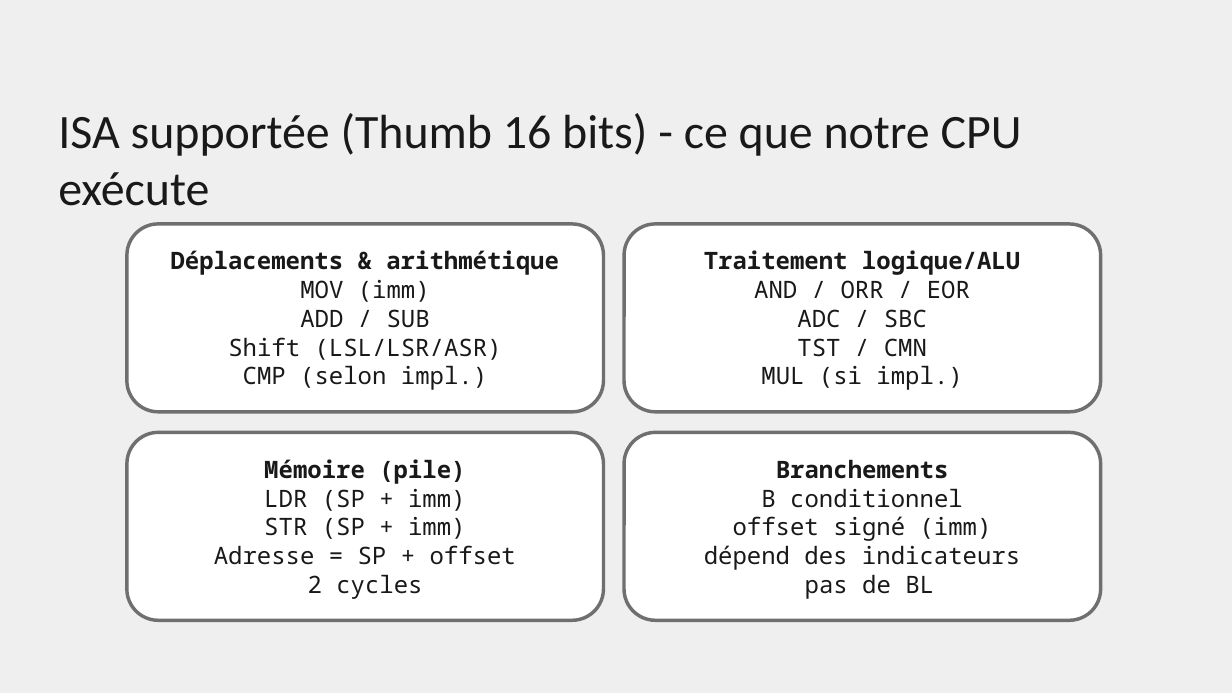
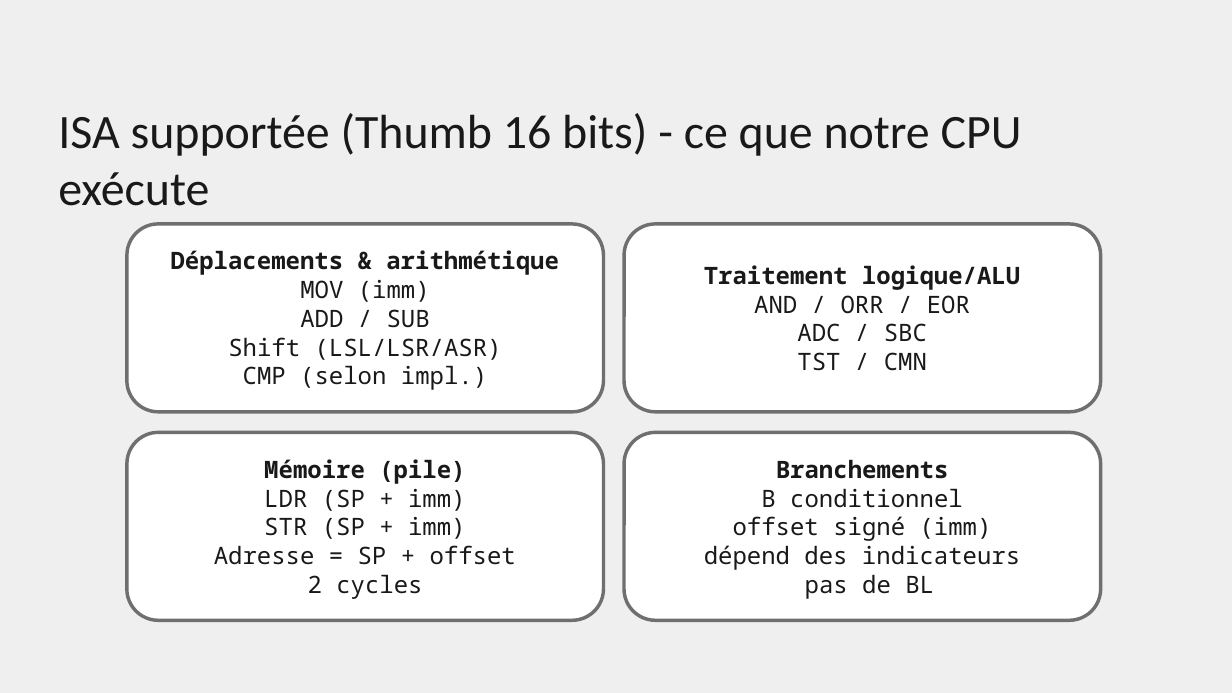
Before and after one commit to Eliotsk-hub/PARM, a slide deck: slide 7 of SoutenancePARM.pptx (slide 8 before the commit). Drawn at 1232x693 pixels with LibreOffice and Linux fonts; fonts in the diff are those of the drawing; background and template pictures are left out. Boxes give left, top, right and bottom in pixels: in the first picture for what was removed or moved away, otherwise in the second. Text is boxed around its words. In the diff, an @@ line names an element or a change of style, - is before the commit and + after.

```diff
--- a/SoutenancePARM.pptx
+++ b/SoutenancePARM.pptx
@@ text in rounded rectangle at (761,365,962,390): paragraph removed @@
-MUL (si impl.)
```
Also in this commit, not shown: 1 slide removed, 48 other files.
